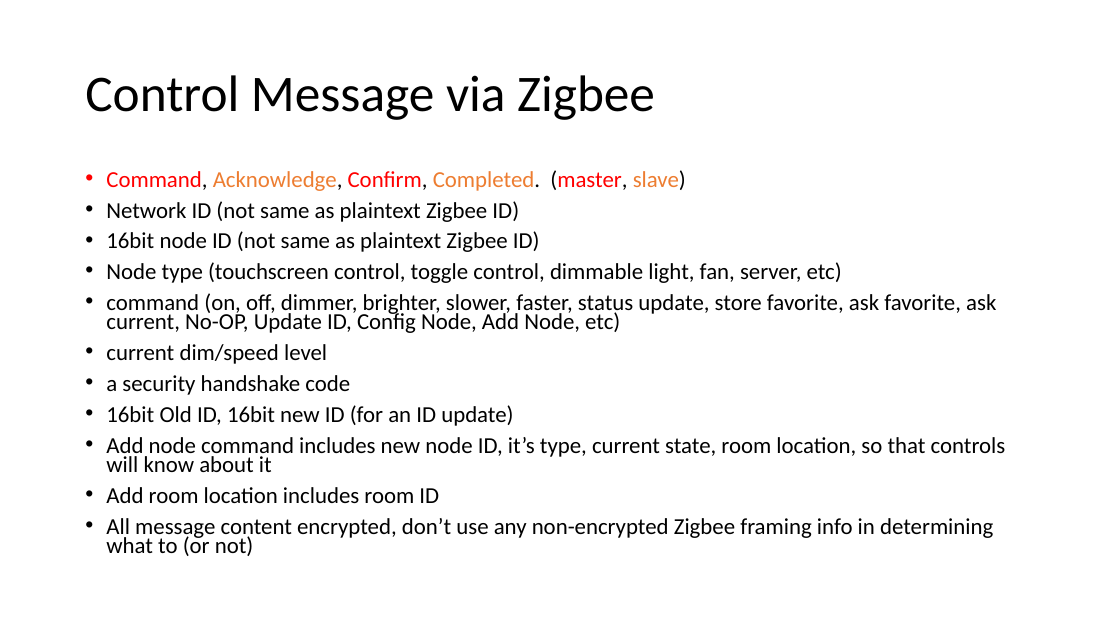
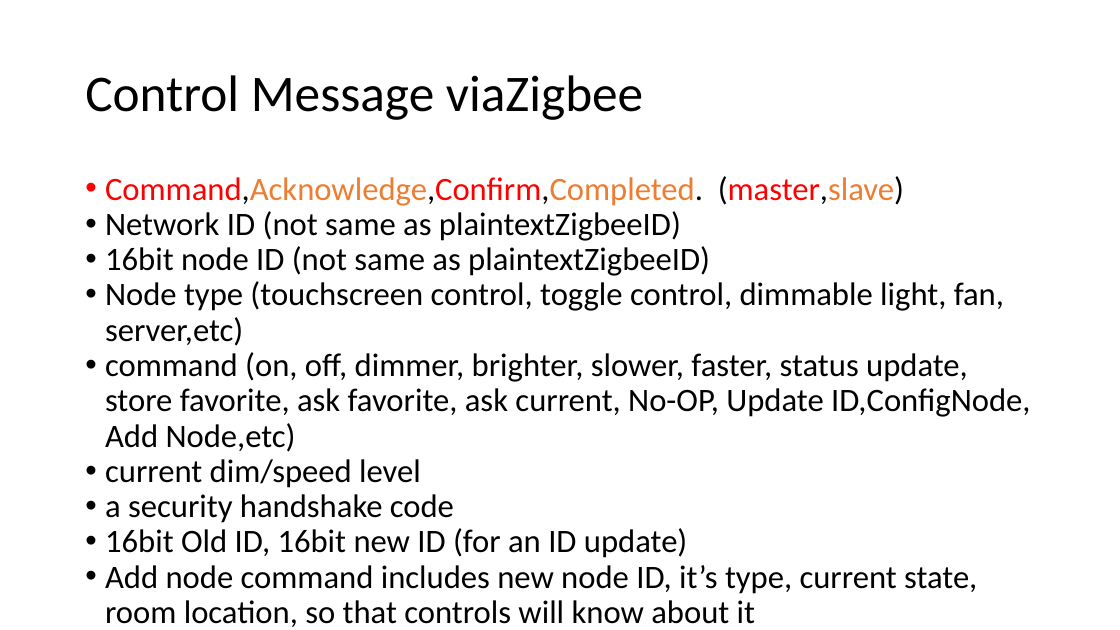
Before and after one commit to amigabill/jhu_EN525.743, a slide deck: slide 7 of Docs/pdr_wtoner_2015fall.pptx. Drawn at 1120x630 pixels with LibreOffice and Linux fonts; fonts in the diff are those of the drawing. Boxes give left, top, right and bottom in pixels: in the first picture for what was removed or moved away, otherwise in the second. Text is boxed around its words. In the diff, an @@ line names an element or a change of style, - is before the commit and + after.

```diff
--- a/Docs/pdr_wtoner_2015fall.pptx
+++ b/Docs/pdr_wtoner_2015fall.pptx
@@ text at (85,75,643,120): spaces changed @@
-Control Message via Zigbee
+Control Message viaZigbee
@@ text at (105,176,1030,452): text changed; size 19.6 to 28 pt @@
-• Command, Acknowledge, Confirm, Completed. (master, slave)
-• Network ID (not same as plaintext Zigbee ID)
-• 16bit node ID (not same as plaintext Zigbee ID)
-• Node type (touchscreen control, toggle control, dimmable light, fan, server, etc)
-• command (on, off, dimmer, brighter, slower, faster, status update, store favorite, ask favorite, ask current, No-OP, Update ID, Config Node, Add Node, etc)
+• Command,Acknowledge,Confirm,Completed. (master,slave)
+• Network ID (not same as plaintextZigbeeID)
+• 16bit node ID (not same as plaintextZigbeeID)
+• Node type (touchscreen control, toggle control, dimmable light, fan, server,etc)
+• command (on, off, dimmer, brighter, slower, faster, status update, store favorite, ask favorite, ask current, No-OP, Update ID,ConfigNode, Add Node,etc)
@@ text at (105,459,977,627): size 19.6 to 28 pt in "current dim/speed level", "a security handshake code", "16bit Old ID, 16bit new ID (for ...", "Add node command includes new node ID, ..." and 1 more places; indent changed; line spacing 0.7 to 0.9; less space between paragraphs @@
@@ text at (106,518,993,556): text changed; size 19.6 to 28 pt @@
-• All message content encrypted, don’t use any non-encrypted Zigbee framing info in determining what to (or not)
+• All message content encrypted, don’t use any non-encryptedZigbeeframing info in determining what to (or not)
```
Also in this commit, not shown: 6 other slides changed, 5 slides added.
